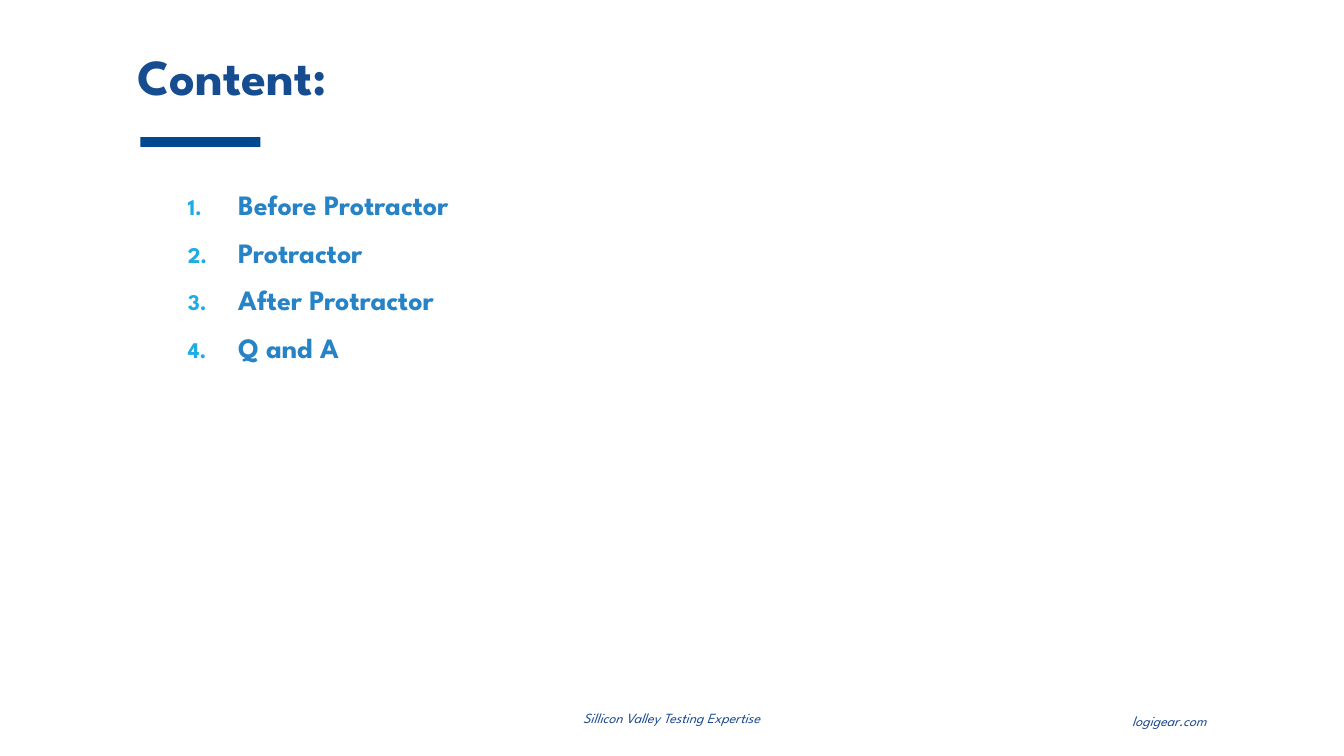
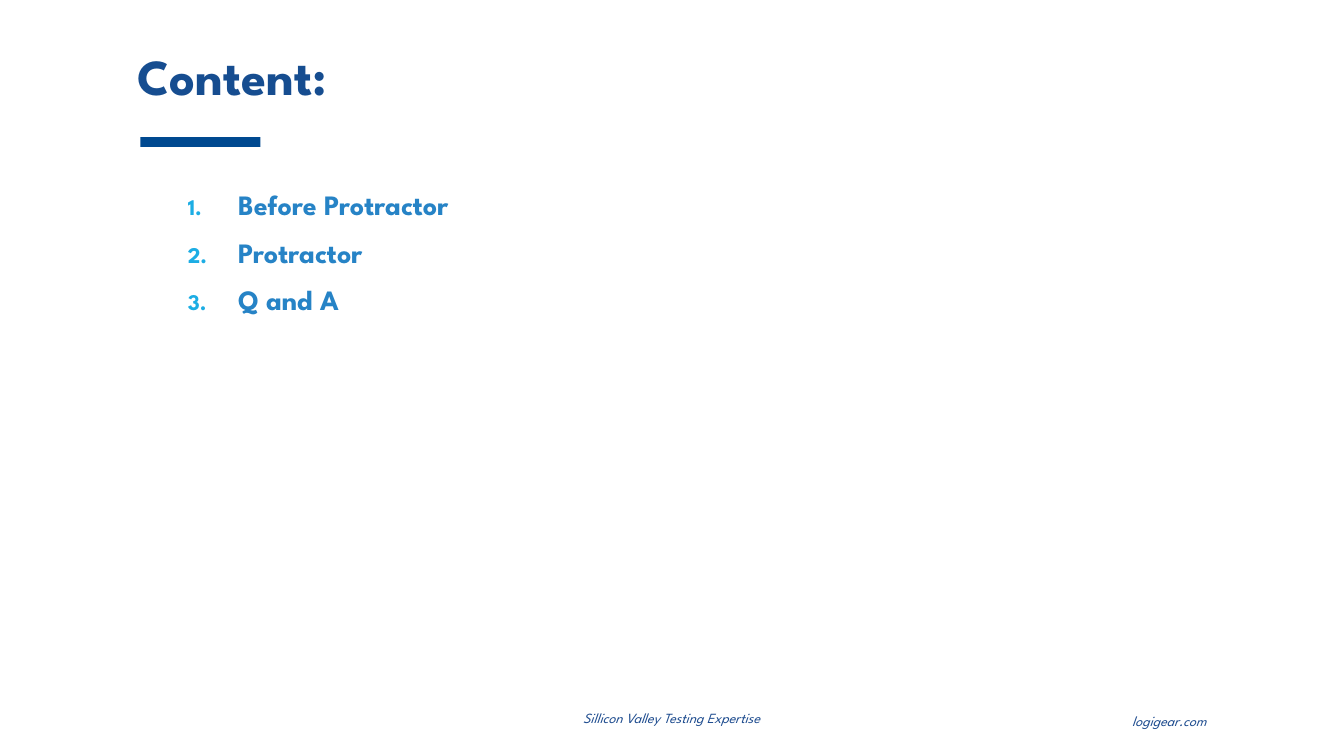
Before and after one commit to thewalldao/ICT_PROTRACTOR, a slide deck: slide 2 of Document/Study_document/inContact.pptx. Drawn at 1344x756 pixels with LibreOffice and Linux fonts; fonts in the diff are those of the drawing; background and template pictures are left out. Boxes give left, top, right and bottom in pixels: in the first picture for what was removed or moved away, otherwise in the second. Text is boxed around its words. In the diff, an @@ line names an element or a change of style, - is before the commit and + after.

Commit message:
Update inContact.pptx and ~$Protractor.pptx

```diff
--- a/Document/Study_document/inContact.pptx
+++ b/Document/Study_document/inContact.pptx
@@ text at <box>238,290,433,311</box>: paragraph removed @@
-3. After Protractor
```
Also in this commit, not shown: 5 other slides changed, 4 slides added.
